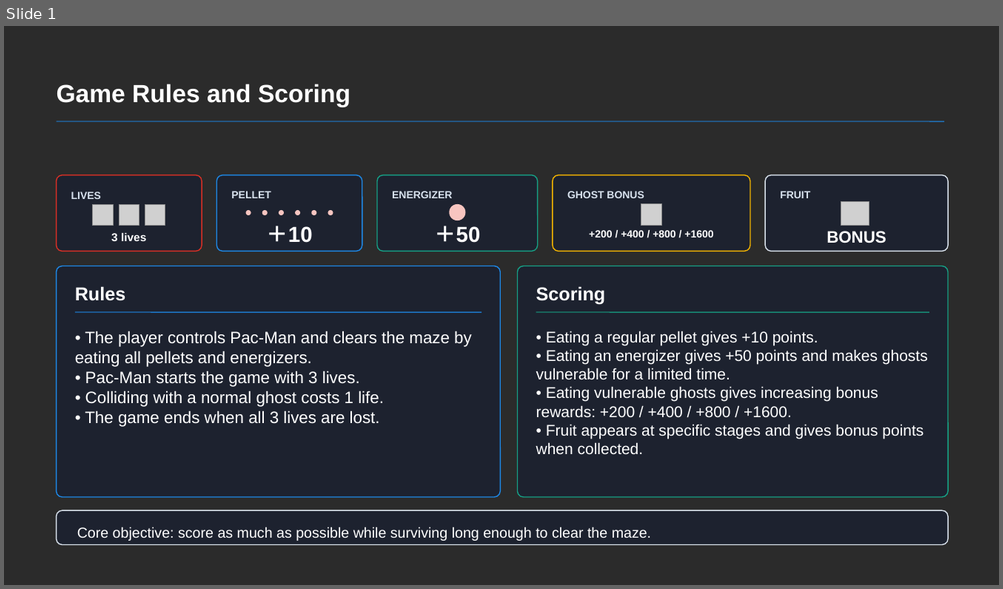
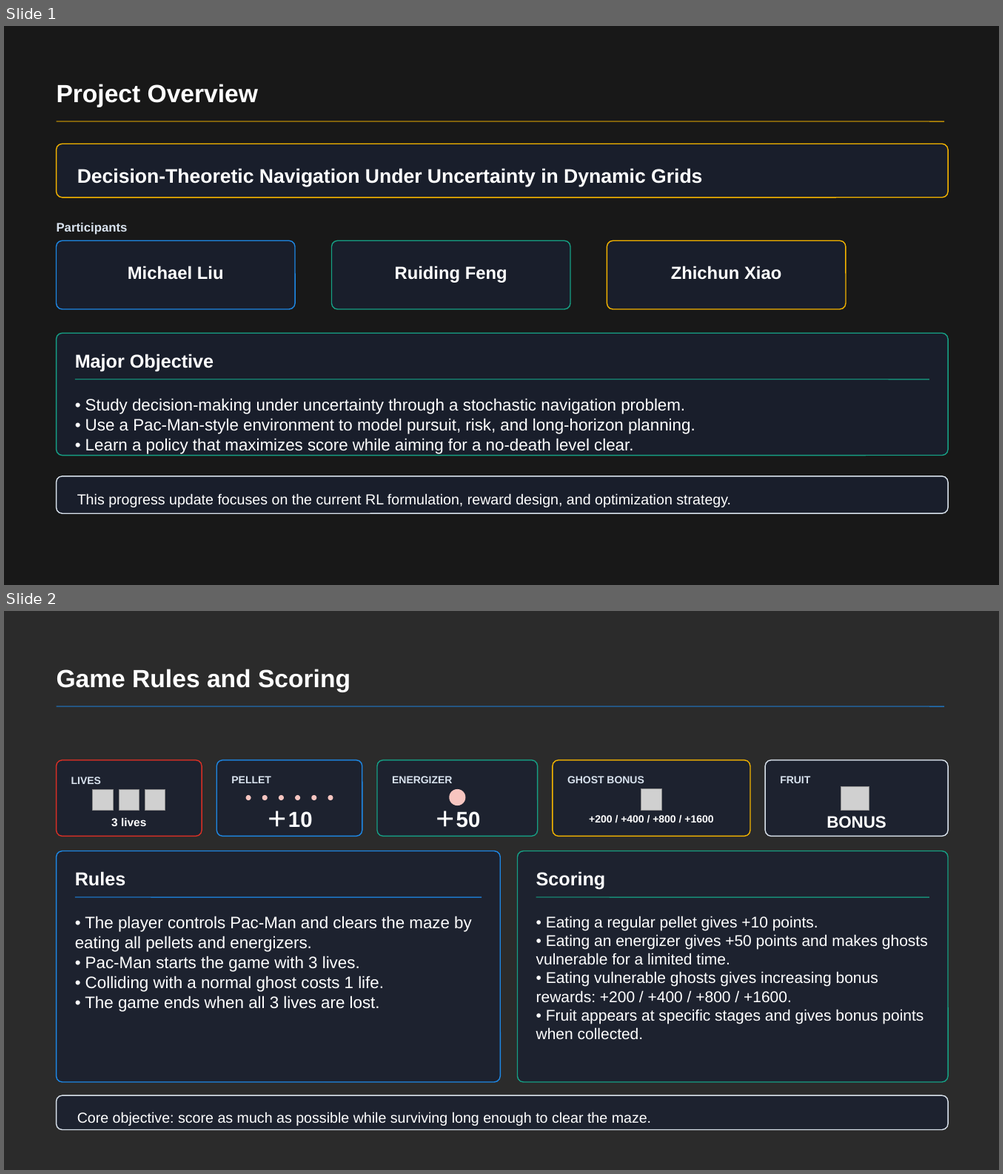
Before and after one commit to RichardFeng000/cs520-project, a slide deck: ppt_3pages/pacman_rl_3slides.pptx. Shown one above the other, each under a label of ours: slide 1 before the commit, slides 1 and 2 after it. The pictures are 1003x589 and 1003x1174 pixels, drawn with LibreOffice and Linux fonts; fonts in the diff are those of the drawing; grey boxes stand for pictures; background and template pictures are left out; a plain dark background stands for a picture behind light text. Boxes give left, top, right and bottom in pixels: in the first picture for what was removed or moved away, otherwise in the second. Text is boxed around its words. In the diff, an @@ line names an element or a change of style, - is before the commit and + after.

Commit message:
refine project overview slide

```diff
--- a/ppt_3pages/pacman_rl_3slides.pptx
+++ b/ppt_3pages/pacman_rl_3slides.pptx
@@ slide 1 added at [4,26,999,585], background picture (left out) @@
@@ rectangle added at [4,26,999,585], fill #000000 at 42% opacity @@
@@ text added at [57,84,258,107], 24 pt, text #FFFFFF, bold @@
+Project Overview
@@ line added from (57, 121) to (944, 121), #F4B400 1 pt @@
@@ rounded rectangle added at [57,144,948,198], fill #1A2030 at 80% opacity, outline #F4B400 1 pt @@
@@ text added at [77,168,702,187], 19 pt, text #FFFFFF, bold @@
+Decision-Theoretic Navigation Under Uncertainty in Dynamic Grids
@@ text added at [57,223,128,235], 12 pt, text #D8E2EE, bold @@
+Participants
@@ rounded rectangle added at [57,241,295,309], fill #1A2030 at 80% opacity, outline #1E88E5 1 pt @@
@@ rounded rectangle added at [332,241,570,309], fill #1A2030 at 80% opacity, outline #16A085 1 pt @@
@@ rounded rectangle added at [607,241,845,309], fill #1A2030 at 80% opacity, outline #F4B400 1 pt @@
@@ text added at [128,266,224,280], 17 pt, text #FFFFFF, bold @@
+Michael Liu
@@ text added at [395,266,507,283], 17 pt, text #FFFFFF, bold @@
+Ruiding Feng
@@ text added at [671,266,781,280], 17 pt, text #FFFFFF, bold @@
+Zhichun Xiao
@@ rounded rectangle added at [57,333,948,456], fill #1A2030 at 80% opacity, outline #16A085 1 pt @@
@@ text added at [75,354,213,372], 18 pt, text #FFFFFF, bold @@
+Major Objective
@@ line added from (75, 380) to (929, 380), #16A085 1 pt @@
@@ text added at [85,398,695,454], 16 pt, text #FFFFFF @@
+• Study decision-making under uncertainty through a stochastic navigation problem.
+• Use a Pac-Man-style environment to model pursuit, risk, and long-horizon planning.
+• Learn a policy that maximizes score while aiming for a no-death level clear.
@@ rounded rectangle added at [57,477,948,514], fill #1A2030 at 80% opacity, outline #D9E2EC 1 pt @@
@@ text added at [77,494,731,508], 14 pt, text #FFFFFF @@
+This progress update focuses on the current RL formulation, reward design, and optimization strategy.
@@ what was slide 1 is now slide 2 @@
```
Also in this commit, not shown: 1 slide changed, 1 other file.
